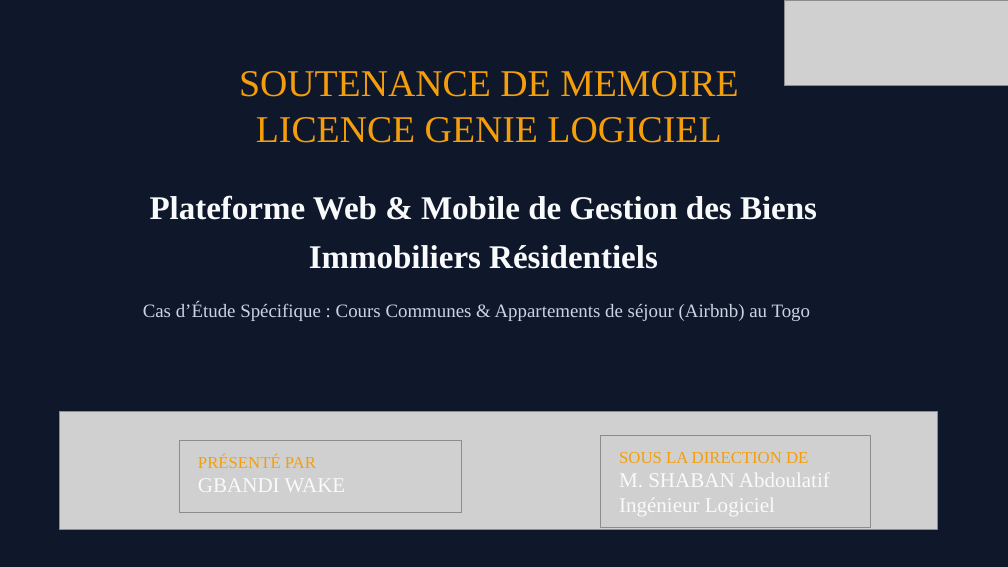
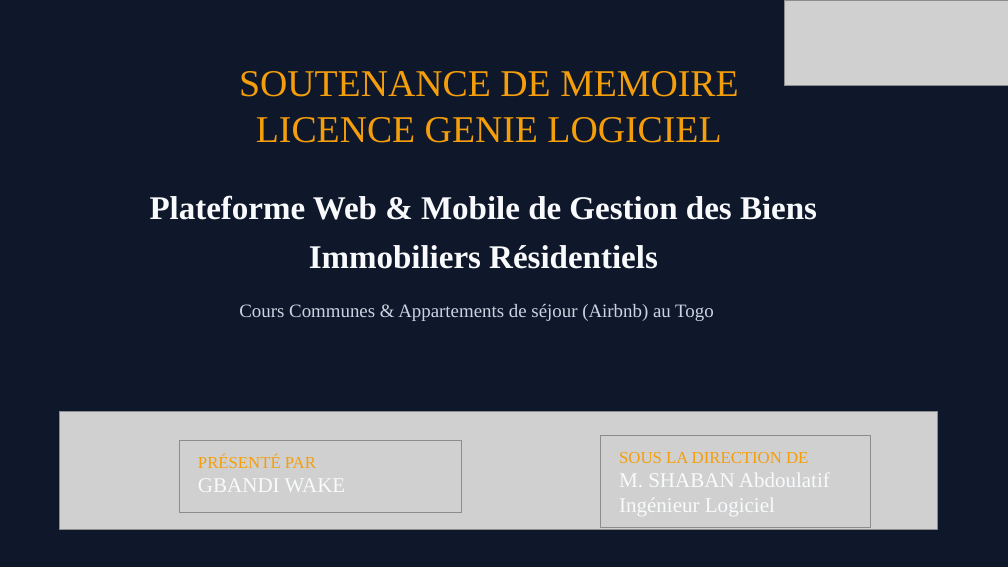
Before and after one commit to xavierGIT04/Soutenance, a slide deck: slide 1 of Soutenance de Licence - GBANDI WAKE (1).pptx. Drawn at 1008x567 pixels with LibreOffice and Linux fonts; fonts in the diff are those of the drawing; grey boxes stand for pictures; background and template pictures are left out. Boxes give left, top, right and bottom in pixels: in the first picture for what was removed or moved away, otherwise in the second. Text is boxed around its words. In the diff, an @@ line names an element or a change of style, - is before the commit and + after.

```diff
--- a/Soutenance de Licence - GBANDI WAKE (1).pptx
+++ b/Soutenance de Licence - GBANDI WAKE (1).pptx
@@ text at (x1=239, y1=304, x2=714, y2=321): text changed @@
-Cas d’Étude Spécifique : Cours Communes & Appartements de séjour (Airbnb) au Togo
+Cours Communes & Appartements de séjour (Airbnb) au Togo
```
Also in this commit, not shown: 8 other slides changed, 3 slides added, 5 other files.
